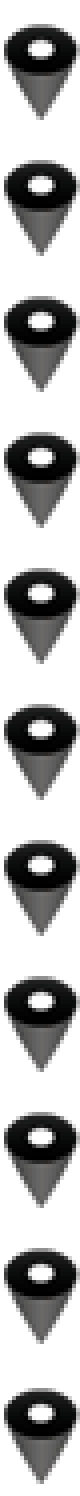
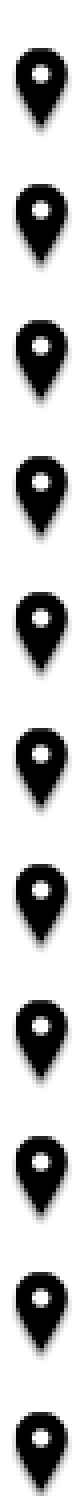
Layer changes from the first 80 × 1496 image to the second:
painted on "Vector Smart Object copy 6" (1st of 2, in "Group 1") over [4, 24, 80, 128]
painted on "Vector Smart Object copy 6" (2nd of 2, in "Group 1") over [4, 160, 80, 264]
painted on "Vector Smart Object copy 5" (1st of 2, in "Group 1") over [4, 296, 80, 400]
painted on "Vector Smart Object copy 5" (2nd of 2, in "Group 1") over [4, 432, 80, 536]
painted on "Vector Smart Object copy 4" (1st of 2, in "Group 1") over [4, 568, 80, 672]
painted on "Vector Smart Object copy 4" (2nd of 2, in "Group 1") over [4, 704, 80, 808]
painted on "Vector Smart Object copy 3" (1st of 2, in "Group 1") over [4, 840, 80, 944]
painted on "Vector Smart Object copy 3" (2nd of 2, in "Group 1") over [4, 976, 80, 1080]
painted on "Vector Smart Object copy 2" over [4, 1112, 80, 1216]
painted on "Vector Smart Object copy 7" over [4, 1388, 80, 1492]
painted on "Vector Smart Object copy" over [4, 1248, 80, 1352]
